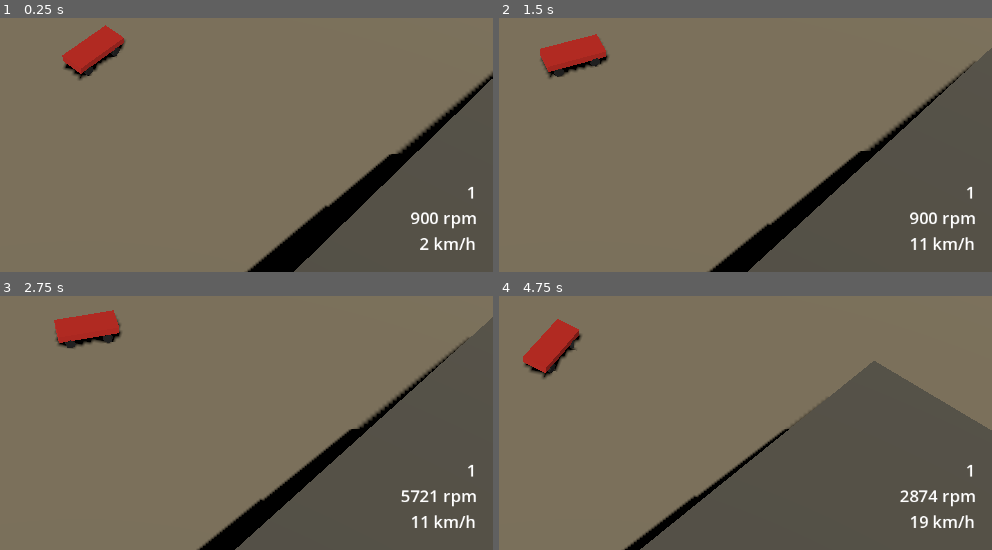
Above: before the commit, frames 1-4 (two rows, left to right).
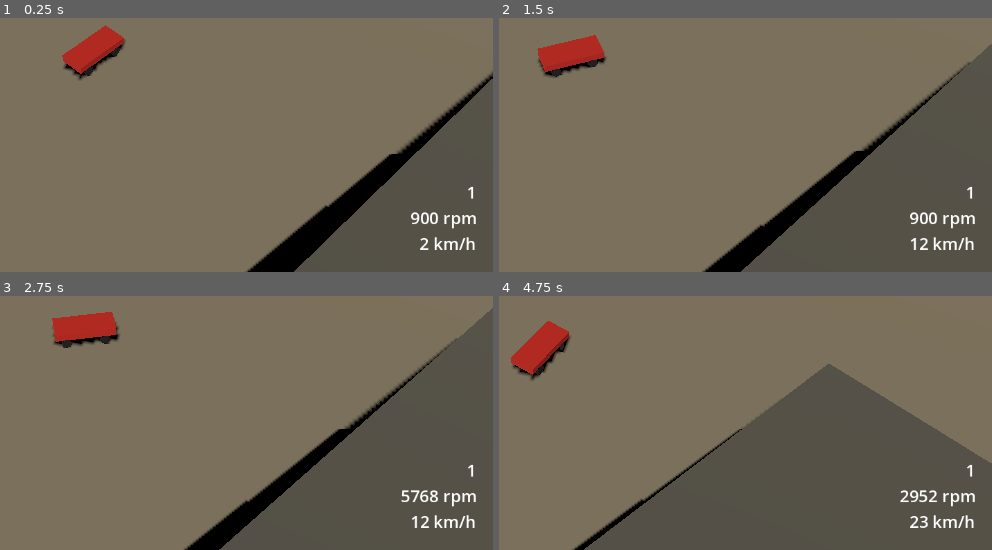
Above: after the commit, the same moments.

Repository: JulianHeissinger/RallyGame
Game: Godot game, scene res://scenes/test/handling_test.tscn
The game is run twice, just before and just after one commit, with the same random seed, the same clock (stepped at 60 frames per second) and the same inputs. The project has no main scene, so this scene is started directly.
Inputs:
- Up to frame 1 (0.25 s): no input
- Up to frame 2 (1.5 s): hold D (steer_right) 0.53-1.28 s; hold W (throttle) 0.53-1.28 s; hold S (brake) from 1.28 s (still down); tap W (throttle) at 1.35 s
- Up to frame 3 (2.75 s): release S (brake) at 2.03 s; hold D (steer_right) from 2.03 s (still down); hold W (throttle) from 2.03 s (still down)
- Up to frame 4 (4.75 s): release D (steer_right) at 2.78 s; release W (throttle) at 2.78 s; hold Shift (shift_up) 2.78-3.53 s; tap W (throttle) at 2.85, 4.35 s; hold W (throttle) 3.53-4.28 s; hold A (steer_left) from 3.53 s (still down)

The runs differ from the first frame. In frame 2, 2.6% of the frame differs, in the area x 7-100%, y 6-100%; in frame 3, 4.7%; in frame 4, 12%, in the area x 2-100%, y 9-100%.

Commit message:
fix: lower centre of mass and enlarge test ground

Diff:
--- a/data/cars/prototype.tres
+++ b/data/cars/prototype.tres
@@ -11,6 +11,7 @@
 stats = {
 "brake_bias_front": 0.6,
 "brake_torque": 1800.0,
+"center_of_mass_y": -0.35,
 "damper": 3500.0,
 "engine_brake_torque": 60.0,
 "final_drive": 4.1,
--- a/scenes/test/handling_test.tscn
+++ b/scenes/test/handling_test.tscn
@@ -7,14 +7,14 @@
 [ext_resource type="PackedScene" path="res://scenes/ui/debug_overlay.tscn" id="5_overlay"]
 
 [sub_resource type="BoxShape3D" id="BoxShape3D_ground"]
-size = Vector3(200, 1, 200)
+size = Vector3(2000, 1, 2000)
 
 [sub_resource type="StandardMaterial3D" id="StandardMaterial3D_ground"]
 albedo_color = Color(0.55, 0.5, 0.4, 1)
 
 [sub_resource type="BoxMesh" id="BoxMesh_ground"]
 material = SubResource("StandardMaterial3D_ground")
-size = Vector3(200, 1, 200)
+size = Vector3(2000, 1, 2000)
 
 [sub_resource type="BoxShape3D" id="BoxShape3D_ramp"]
 size = Vector3(20, 1, 60)
--- a/scripts/car/car.gd
+++ b/scripts/car/car.gd
@@ -14,6 +14,8 @@
 func _ready() -> void:
 	stats = StatBlock.new(car_stats.stats)
 	mass = stats.get_stat("mass")
+	center_of_mass_mode = CENTER_OF_MASS_MODE_CUSTOM
+	center_of_mass = Vector3(0.0, stats.get_stat("center_of_mass_y"), 0.0)
 	drivetrain.gearbox.mode = Settings.gearbox_mode
 	for child in get_children():
 		if child is Wheel:
--- a/scripts/car/wheel.gd
+++ b/scripts/car/wheel.gd
@@ -67,9 +67,10 @@
 	var forward := -global_basis.z
 	forward = (forward - _contact_normal * forward.dot(_contact_normal)).normalized()
 	var right := forward.cross(_contact_normal)
-	# Body origin is the centre of mass (auto mode, centred box shape).
+	# `linear_velocity` is the centre-of-mass velocity; forces are applied relative to the origin.
 	var offset := _contact - body.global_position
-	var velocity := body.linear_velocity + body.angular_velocity.cross(offset)
+	var com_offset := _contact - body.global_transform * body.center_of_mass
+	var velocity := body.linear_velocity + body.angular_velocity.cross(com_offset)
 	var v_long := velocity.dot(forward)
 	var v_lat := velocity.dot(right)
 	var mass_share := normal_load / body.get_gravity().length()
Not shown, changed: AGENTS.md
Not shown, changed: openspec/changes/bootstrap-vertical-slice/tasks.md
